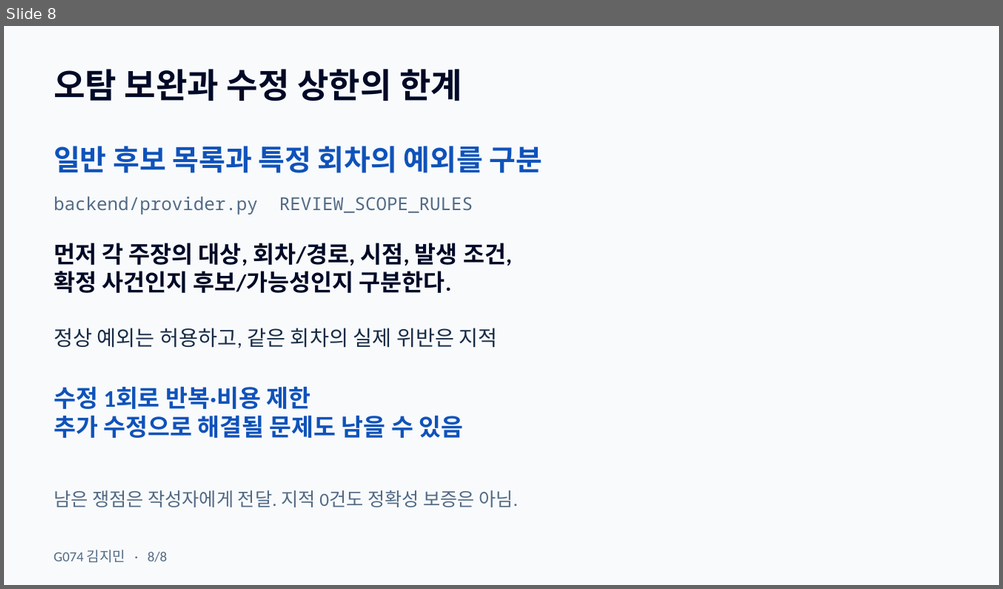
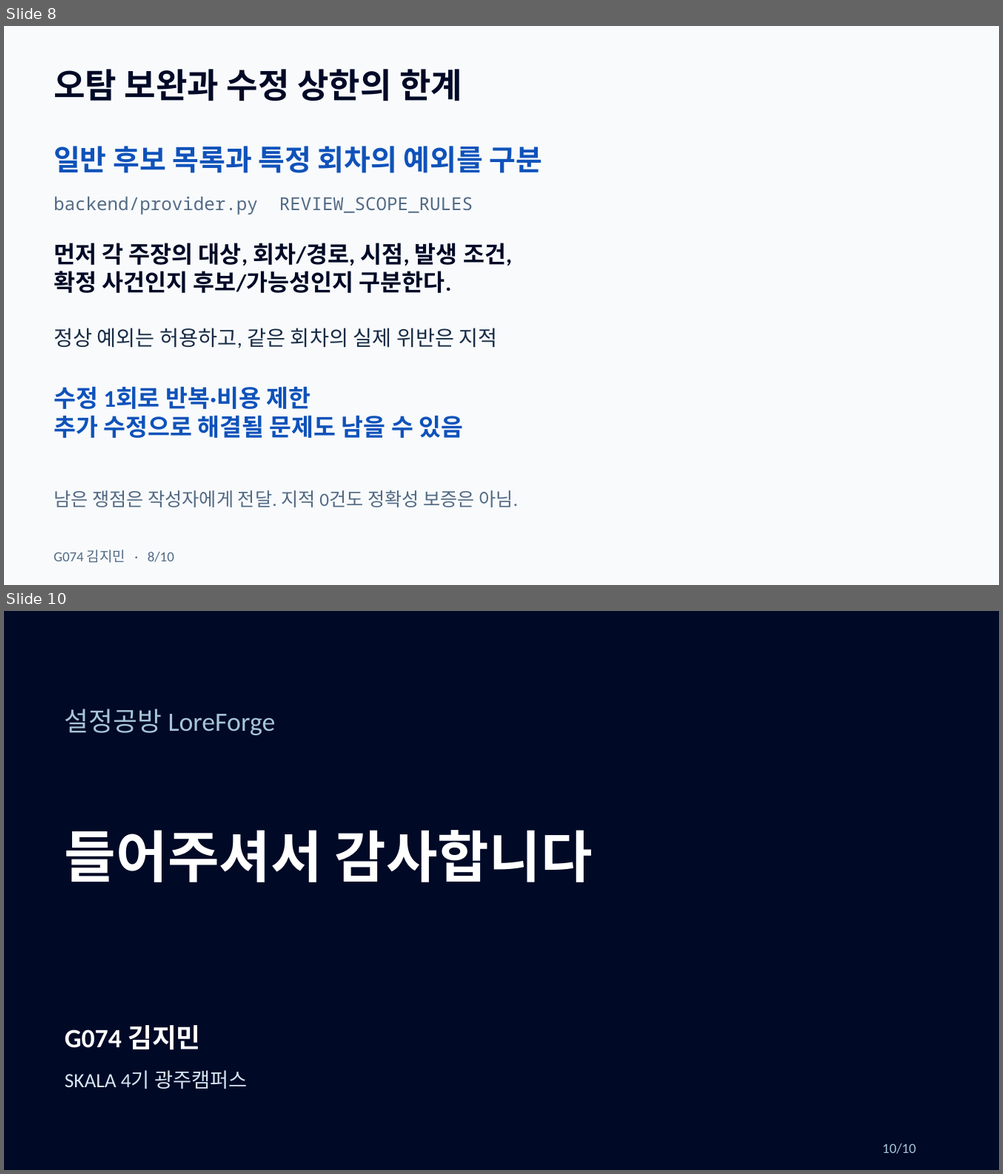
Before and after one commit to OMGimin/loreforge, a slide deck: docs/presentation/LoreForge-G074-KimJimin.pptx. Shown one above the other, each under a label of ours: slide 8 before the commit, slides 8 and 10 after it; the slides between them are not shown. The pictures are 1003x589 and 1003x1174 pixels, drawn with LibreOffice and Linux fonts; fonts in the diff are those of the drawing. Boxes give left, top, right and bottom in pixels: in the first picture for what was removed or moved away, otherwise in the second. Text is boxed around its words. In the diff, an @@ line names an element or a change of style, - is before the commit and + after.

Commit message:
docs(presentation): add expansion plans and closing thanks
변경 내용
- 기존 README의 개선 방향을 바탕으로 긴 원고 RAG, 검토 품질 평가, 읽기·탐색 개선을 설명하는 확장 계획 장을 추가했다.
- 들어주셔서 감사합니다 문구와 발표자 정보를 담은 마지막 장을 추가했다.
- 10장 구성의 페이지 번호·대본·발표자 노트를 맞추고 후반 설명을 줄여 4분 45초 목표를 유지했다.

변경 이유
- 발표를 현재 구현의 한계에서 끝내지 않고 이후 계획과 감사 인사로 마무리하기 위한 사용자 요청을 반영했다.
- 확장 계획은 완료 기능과 구분하고 기존 2분 주제·결과 및 3분 이내 기술 설명 구성을 보존했다.

검증
- finalize-closing.mjs: 10장 PPTX 무결성·레이아웃·폰트·재가져오기 검사 통과, 발견 사항 0건.
- check-closing.py: 전체 대본과 노트 일치, 기존 8장 본문 렌더 동일성, 삭제 요청 문구 부재, 문서 링크 확인.
- 추가 2장을 렌더로 확인하고 git diff --check를 통과했다.
- 목표 시간은 285초이며 실제 낭독 시간은 측정하지 않았다.

```diff
--- a/docs/presentation/LoreForge-G074-KimJimin.pptx
+++ b/docs/presentation/LoreForge-G074-KimJimin.pptx
@@ slide 10 added at box(4, 611, 999, 1170), background #000926 @@
@@ text added at box(65, 709, 276, 735), 25.5 pt, text #A6C5D7 @@
+설정공방 LoreForge
@@ text added at box(65, 830, 592, 883), 54 pt, text #FFFFFF, bold @@
+들어주셔서 감사합니다
@@ text added at box(65, 1025, 201, 1051), 25.5 pt, text #FFFFFF, bold @@
+G074 김지민
@@ text added at box(65, 1071, 247, 1089), 19.5 pt, text #D6E6F3 @@
+SKALA 4기 광주캠퍼스
@@ text added at box(882, 1144, 915, 1154), 13.5 pt, text #A6C5D7 @@
+10/10
@@ slide 8 changed as well @@
@@ text at box(54, 550, 174, 563): text changed @@
-G074 김지민 · 8/8
+G074 김지민 · 8/10
```
Also in this commit, not shown: 7 other slides changed, 1 other slide added, 1 other file.
